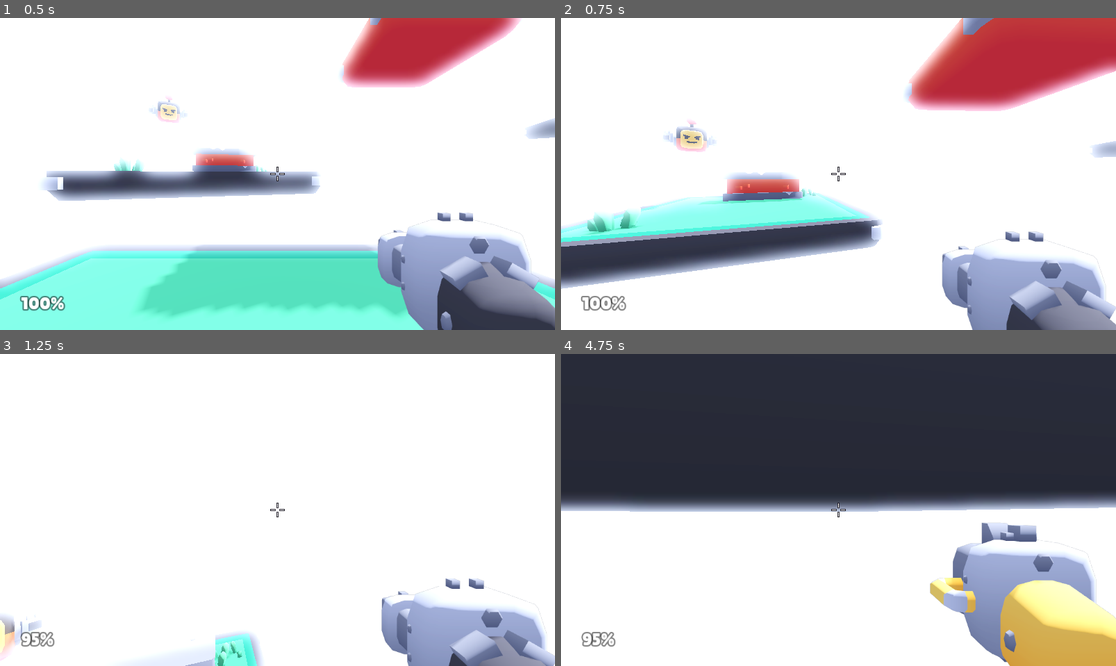
Above: before the commit, frames 1-4 (two rows, left to right).
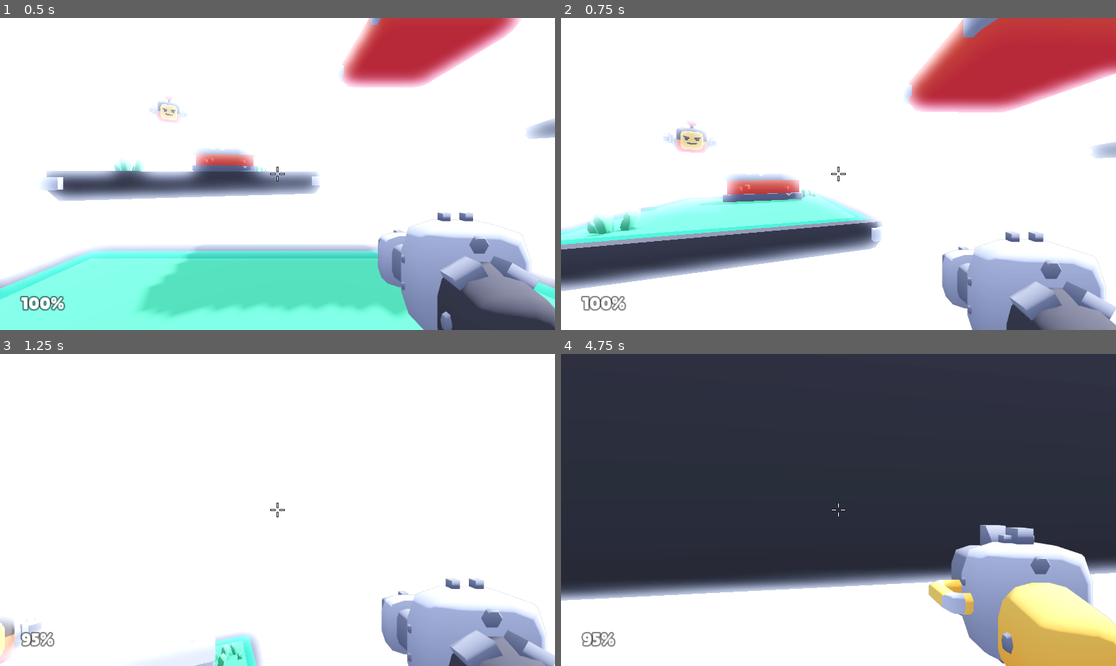
Above: after the commit, the same moments.

Repository: marcospb19/firestone
Game: Godot game, scene res://src/scenes/main.tscn
Same seed, same stepped clock (60 frames per second), same inputs: the game is played once before the commit and once after it.
Inputs (mouse positions are in pixels of both pictures, inside the frame that each line leads up to):
- Up to frame 1 (0.5 s): no input
- Up to frame 2 (0.75 s): move the mouse to (866, 174) at 0.52 s; hold W (move_forward) from 0.53 s (still down); hold Space (jump) from 0.53 s (still down)
- Up to frame 3 (1.25 s): keep holding W (move_forward); keep holding Space (jump)
- Up to frame 4 (4.75 s): keep holding W (move_forward); move the mouse to (810, 510) at 1.27 s; release Space (jump) at 1.28 s; click (810, 510) at 1.35 s; tap Space (jump) at 1.52, 1.55, 1.82, 2.85, 3.02, 3.32, 4.52, 4.55 s; move the mouse to (849, 503) at 2.02 s; hold Space (jump) 2.03-2.78 s; tap Q (weapon_toggle) at 2.1, 4.35 s; move the mouse to (832, 516) at 2.77 s; move the mouse to (877, 513) at 3.52 s; hold Space (jump) 3.53-4.28 s; click (877, 513) at 3.6 s; move the mouse to (794, 506) at 4.27 s

Frame 1 is identical in both runs. In frame 2, 4.2% of the frame differs, in the area x 0-100%, y 0-100%; in frame 3, 0.3%; in frame 4, 27%, in the area x 0-100%, y 45-100%.

Commit message:
fix: guns should have unique firerate cooldown

Diff:
--- a/project.godot
+++ b/project.godot
@@ -28,6 +28,7 @@
 Audio="*res://src/scripts/singletons/audio.gd"
 InputExt="*res://src/scripts/singletons/input_ext.gd"
 Utils="*res://src/scripts/singletons/utils.gd"
+Init="*res://src/scripts/singletons/init.gd"
 
 [debug]
 
--- a/src/scenes/player.tscn
+++ b/src/scenes/player.tscn
@@ -74,6 +74,3 @@
 stream = ExtResource("5_ics1s")
 volume_db = -5.0
 autoplay = true
-
-[node name="Cooldown" type="Timer" parent="."]
-one_shot = true
--- a/src/scripts/player.gd
+++ b/src/scripts/player.gd
@@ -15,29 +15,33 @@
 
 @export_subgroup("Weapons")
 @export var weapons: Array[Weapon] = []
+
+var weapon_container_offset := Vector3(1.2, -1.1, -2.75)
+var weapon_index := 0
+var weapon_timers: Array[Timer] = []
 
 var mouse_sensitivity := 0.0008
 var gamepad_sensitivity := 0.075
 var health := 100
 var movement_velocity: Vector3
 var previously_floored := false
-var jump := true
-var weapon_container_offset := Vector3(1.2, -1.1, -2.75)
-var weapon: Weapon
-var weapon_index := 0
+var jump_charges := 0
 
 @onready var camera: Camera3D = $Head/Camera
 @onready var raycast: RayCast3D = $Head/Camera/RayCast
 @onready var weapon_container: Node3D = $Head/Camera/ViewportContainer/WeaponView/CameraItem/WeaponContainer
 @onready var muzzle: AnimatedSprite3D = $Head/Camera/ViewportContainer/WeaponView/CameraItem/WeaponContainer/Muzzle
 @onready var sound_footsteps: AudioStreamPlayer = $SoundFootsteps
-@onready var blaster_cooldown: Timer = $Cooldown
 
 
 func _ready():
-	Input.mouse_mode = Input.MOUSE_MODE_CAPTURED
-	weapon = weapons[weapon_index]  # Weapon must never be null
 	initiate_change_weapon(weapon_index)
+	for weapon in weapons:
+		var timer = Timer.new()
+		timer.wait_time = weapon.firerate_cooldown()
+		timer.one_shot = true
+		weapon_timers.append(timer)
+		self.add_child(timer)
 
 
 # Rotates player look, input is X and Y diff
@@ -106,10 +110,10 @@
 
 	# Jumping
 	if Input.is_action_just_pressed("jump"):
-		if jump:
+		if jump_charges > 0:
 			Audio.play_at_one_of(["jump_a.ogg", "jump_b.ogg", "jump_c.ogg"])
 			velocity.y = -jump_strength
-			jump = false
+			jump_charges -= 1
 
 
 func handle_action_jump_and_jet(delta: float):
@@ -123,15 +127,15 @@
 
 
 func handle_action_shoot():
-	if Input.is_action_pressed("shoot") and blaster_cooldown.is_stopped():
-		blaster_cooldown.start(weapon.firerate_cooldown())
-		Audio.play(weapon.fire_sound, weapon.volume_adjust)
+	if Input.is_action_pressed("shoot") and current_weapon_timer().is_stopped():
+		current_weapon_timer().start(current_weapon().firerate_cooldown())
+		Audio.play(current_weapon().fire_sound, current_weapon().volume_adjust)
 
 		# Reset muzzle animation
 		muzzle.play()
 		muzzle.rotation_degrees.z = randf_range(0, 90)
 		muzzle.scale = Vector3.ONE * randf_range(0.35, 0.70)
-		muzzle.position = -weapon.muzzle_position
+		muzzle.position = -current_weapon().muzzle_position
 
 		raycast.force_raycast_update()
 
@@ -141,7 +145,7 @@
 
 			# Hitting an enemy
 			if collider.has_method("damage"):
-				var killed = collider.damage(weapon.damage)
+				var killed = collider.damage(current_weapon().damage)
 				hit_enemy.emit(killed)
 
 			# Creating an impact animation
@@ -185,14 +189,14 @@
 	self.get_tree().call_group("weapon_model", "queue_free")
 
 	# Step 2. Place new weapon model in weapon_container
-	weapon = weapons[weapon_index]
-	weapon_switched.emit(weapon)
-	var weapon_model = weapon.model.instantiate()
-	weapon_container.add_child(weapon_model)
+	weapon_switched.emit(current_weapon())
+	var weapon_model = current_weapon().model.instantiate()
 	weapon_model.add_to_group("weapon_model")
-	weapon_model.position = weapon.model_offset
+	weapon_model.position = current_weapon().model_offset
 	# Weapon assets are upside down for some reason so rotate em
 	weapon_model.rotation_degrees = Vector3(0, 180, 0)
+
+	weapon_container.add_child(weapon_model)
 
 	# Step 3. Set model to only render on layer 2 (the weapon camera)
 	for child in weapon_model.find_children("*", "MeshInstance3D"):
@@ -207,3 +211,11 @@
 	health_updated.emit(health)  # Update health on HUD
 	if health < 0:
 		get_tree().reload_current_scene()  # Reset game when out of health
+
+
+func current_weapon() -> Weapon:
+	return weapons[weapon_index]
+
+
+func current_weapon_timer() -> Timer:
+	return weapon_timers[weapon_index]
--- /dev/null
+++ b/src/scripts/singletons/init.gd
@@ -0,0 +1,5 @@
+extends Node
+
+
+func _ready():
+	Input.mouse_mode = Input.MOUSE_MODE_CAPTURED
